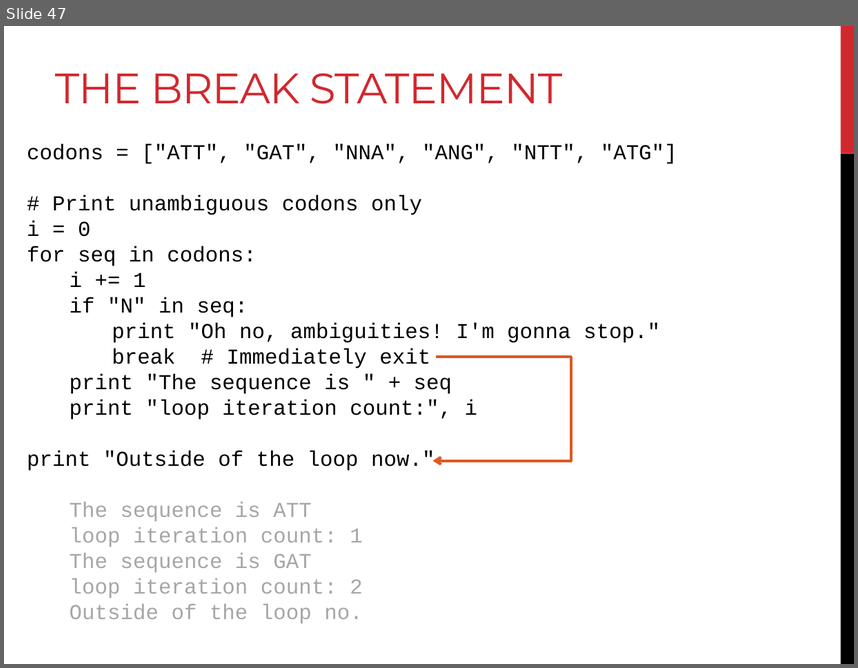
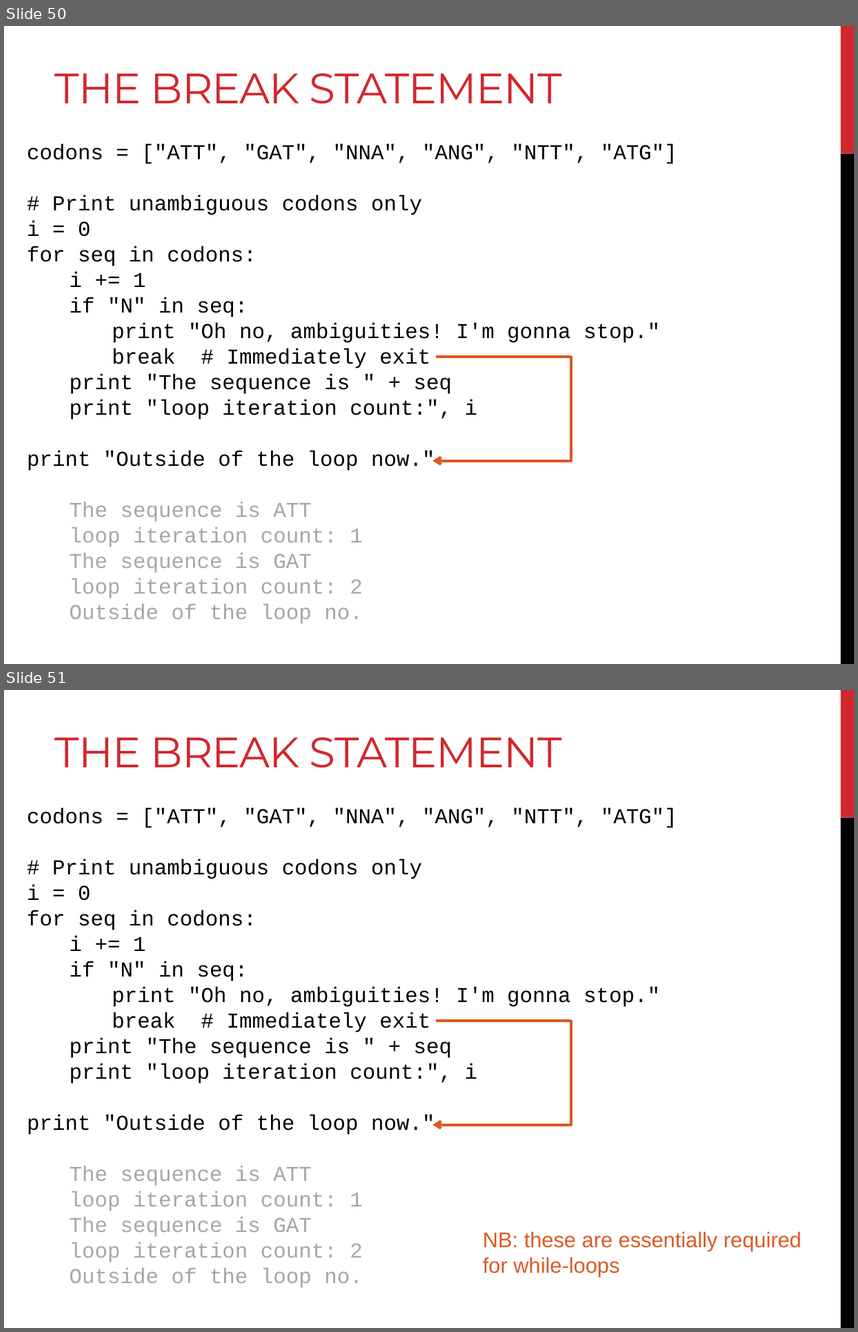
Before and after one commit to BjornFJohansson/ccbb_bigdata2015_python, a slide deck: slides/day2_slides.pptx. Shown one above the other, each under a label of ours: slide 47 before the commit, slides 50 and 51 after it. The pictures are 858x668 and 858x1332 pixels, drawn with LibreOffice and Linux fonts; fonts in the diff are those of the drawing. Boxes give left, top, right and bottom in pixels: in the first picture for what was removed or moved away, otherwise in the second. Text is boxed around its words. In the diff, an @@ line names an element or a change of style, - is before the commit and + after.

```diff
--- a/slides/day2_slides.pptx
+++ b/slides/day2_slides.pptx
@@ slide 51 added at bbox=[4, 690, 854, 1328], background #FFFFFF; not listed: 2 template elements that a slide beside it also shows @@
@@ title added at bbox=[55, 737, 562, 768], 36 pt, text #D1282E @@
+THE BREAK STATEMENT
@@ text added at bbox=[27, 808, 677, 1287], 18 pt, text #000000 @@
+codons = ["ATT", "GAT", "NNA", "ANG", "NTT", "ATG"]
+# Print unambiguous codons only
+i = 0
+for seq in codons:
+i += 1
+if "N" in seq:
+print "Oh no, ambiguities! I'm gonna stop."
+break # Immediately exit
+print "The sequence is " + seq
+print "loop iteration count:", i
+print "Outside of the loop now."
+  The sequence is ATT
+  loop iteration count: 1
+  The sequence is GAT
+  loop iteration count: 2
+  Outside of the loop no.
@@ elbow arrow added from (571, 1021) to (432, 1125), #DC5924 2.25 pt @@
@@ line added from (436, 1021) to (571, 1021), #DC5924 2.25 pt @@
@@ text added at bbox=[483, 1231, 802, 1276], 18 pt, text #DC5924 @@
+NB: these are essentially required for while-loops
@@ what was slide 47 is now slide 50 @@
```
Also in this commit, not shown: 4 other slides added, 3 slides removed, 2 other files.
